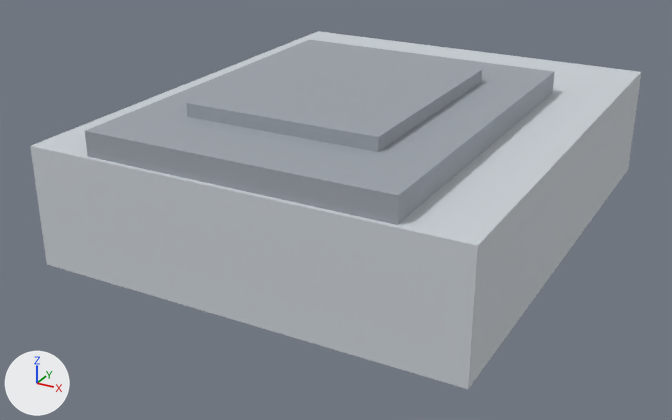
One commit to the glTF model web/public/models/overview/3.glb: the scene before it, then after it.
The view is the same before and after, from a camera (50 mm lens) standing at (38.4, -77.0, 38.4) and looking at (-1.8, -4.0, 1.9). Lighting does not change. The marker at lower left points along +X, +Y and +Z. The picture after the commit comes second.

Names of what the first picture shows: '北区体育馆 路 North 3 panel', '北区体育馆 路 North 3 roof'.
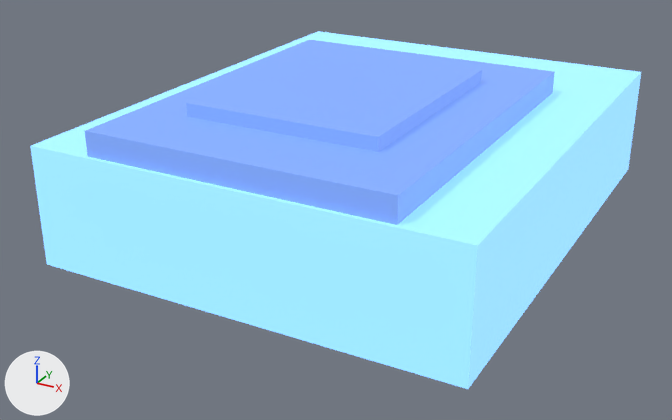
Changed parts and their boxes (x1, y1, x2, y2) in the pictures (672 x 420 px):
'北区体育馆 路 North 3 panel', recoloured, surface changed (light grey to blue)
    both: (30, 31, 641, 389)
'北区体育馆 路 North 3 roof', recoloured, surface changed (grey to blue)
    both: (85, 40, 555, 225)

Edits to the bpy script that builds the scene:
```text
Change mat_north_3_panel:
    mat_north_3_panel.base_color: (0.62, 0.66, 0.7) -> (0.22, 0.52, 0.98)  # light grey #ced4da -> blue #81bffd
    add mat_north_3_panel.emission_color = (0.22, 0.52, 0.98)  # blue #81bffd
    add mat_north_3_panel.emission_strength = 1.0
Change mat_north_3_roof:
    mat_north_3_roof.base_color: (0.35, 0.38, 0.42) -> (0.12, 0.22, 0.55)  # grey #a0a6ad -> blue #6181c4
    add mat_north_3_roof.emission_color = (0.12, 0.22, 0.55)  # blue #6181c4
    add mat_north_3_roof.emission_strength = 1.0
```
